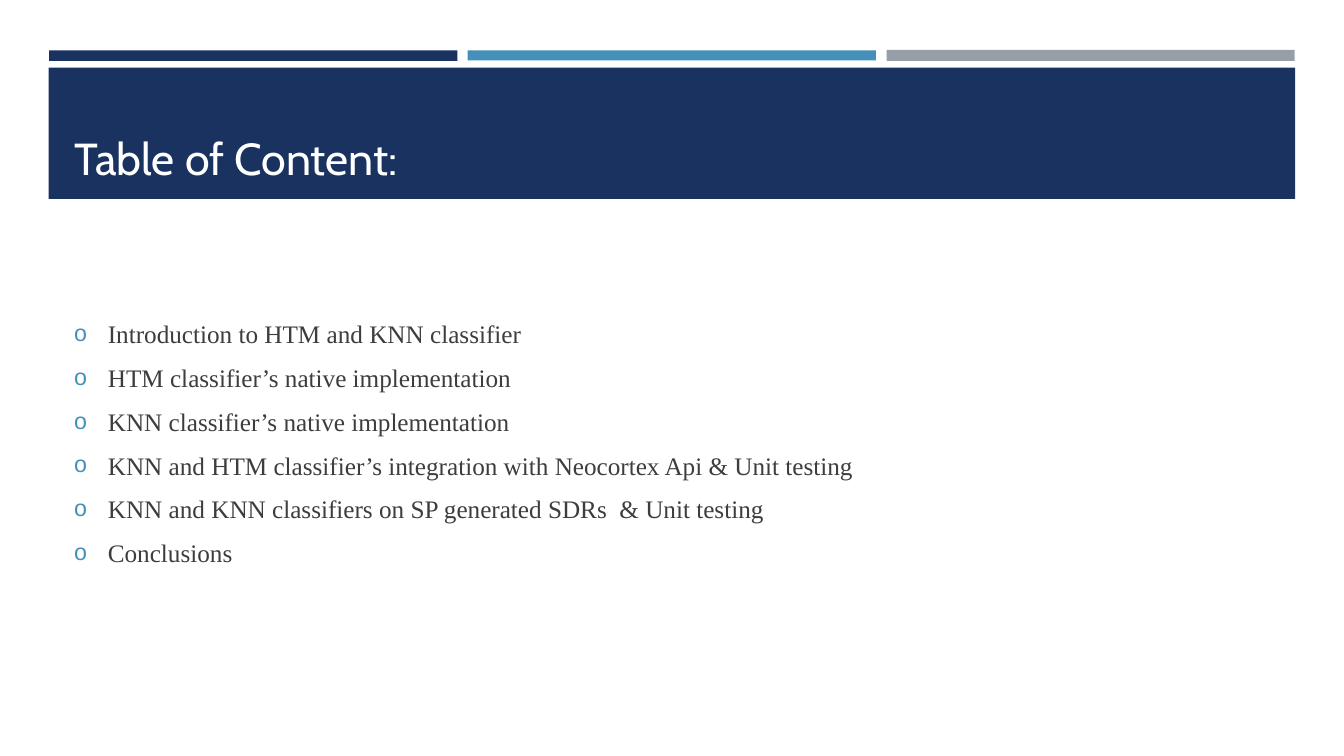
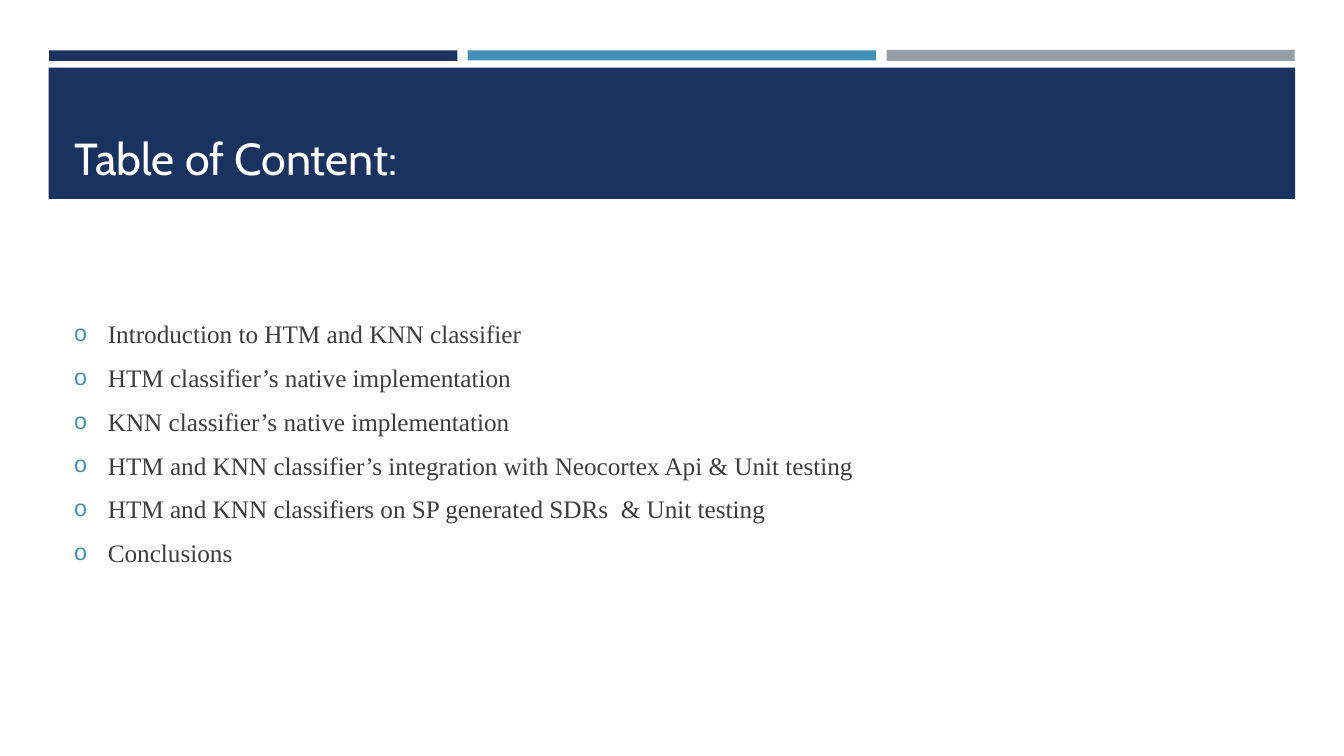
Before and after one commit to Abwahab55/neocortexapi-AppHorozon, a slide deck: slide 2 of source/MySEProject/Documentation/PPT_ML 2425-01 Investigate Image Reconstruction by Using Classifiers.pptx. Drawn at 1344x756 pixels with LibreOffice and Linux fonts; fonts in the diff are those of the drawing. Boxes give left, top, right and bottom in pixels: in the first picture for what was removed or moved away, otherwise in the second. Text is boxed around its words. In the diff, an @@ line names an element or a change of style, - is before the commit and + after.

```diff
--- a/source/MySEProject/Documentation/PPT_ML 2425-01 Investigate Image Reconstruction by Using Classifiers.pptx
+++ b/source/MySEProject/Documentation/PPT_ML 2425-01 Investigate Image Reconstruction by Using Classifiers.pptx
@@ text at box(108, 457, 852, 524): text changed @@
-o KNN and HTM classifier’s integration with Neocortex Api & Unit testing
-o KNN and KNN classifiers on SP generated SDRs & Unit testing
+o HTM and KNN classifier’s integration with Neocortex Api & Unit testing
+o HTM and KNN classifiers on SP generated SDRs & Unit testing
```
Also in this commit, not shown: 6 other slides changed, 3 slides added.
